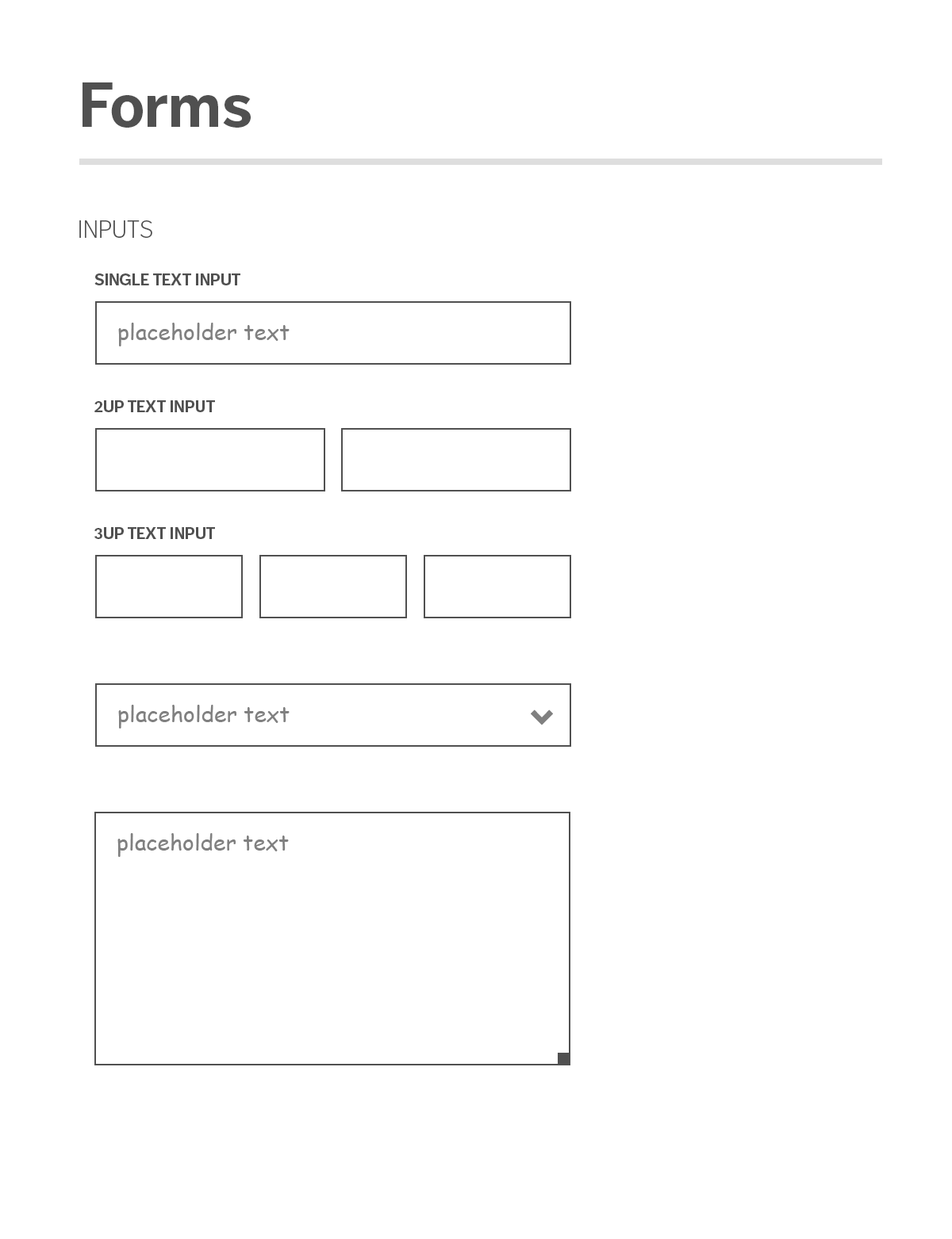
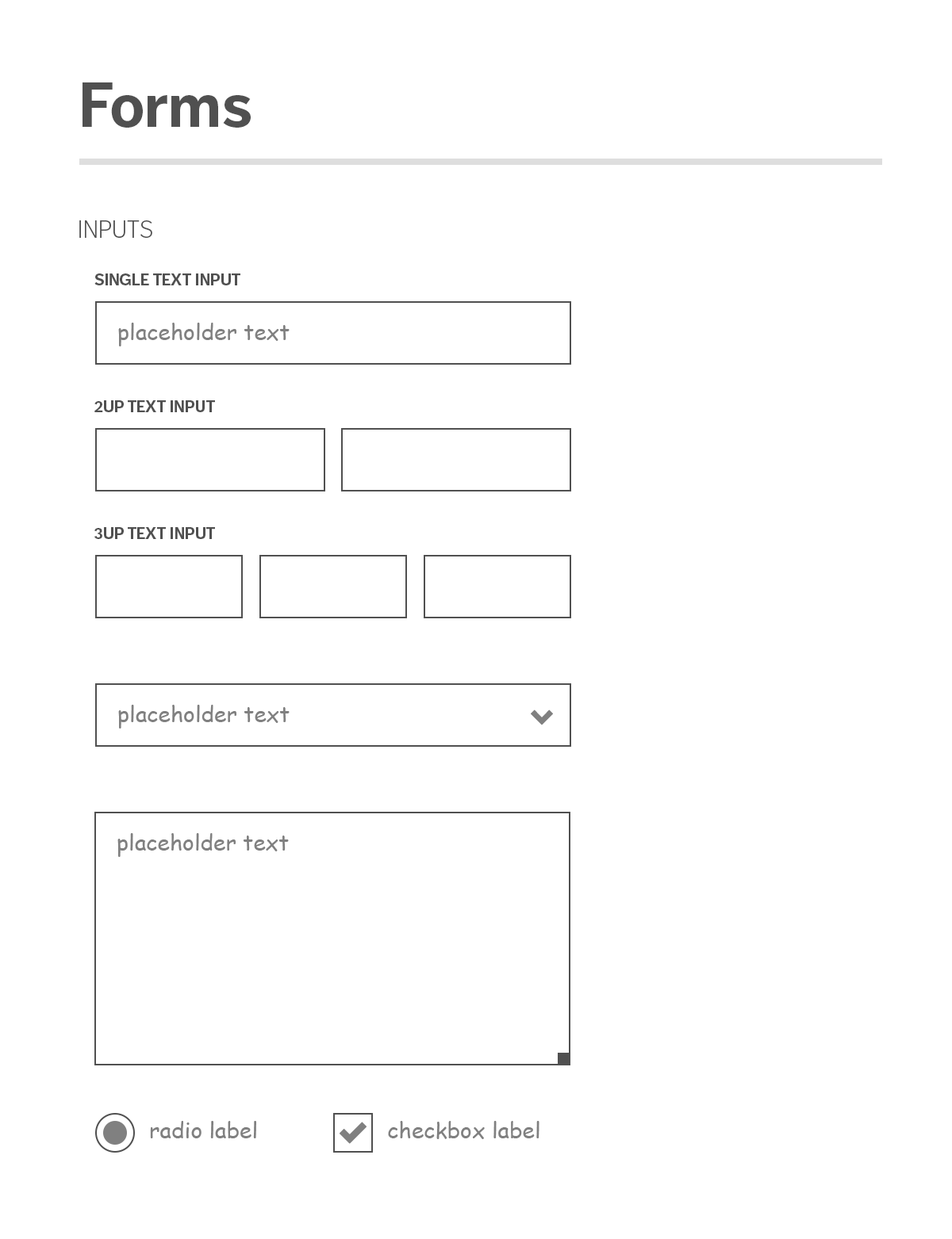
Two versions of the same layered image (952 × 1239). Layer-by-layer changes:
added layer "forms-checkbox" above "forms-radio" over [333, 1113, 540, 1154]
added layer "forms-radio" above "Header" over [95, 1113, 257, 1154]
